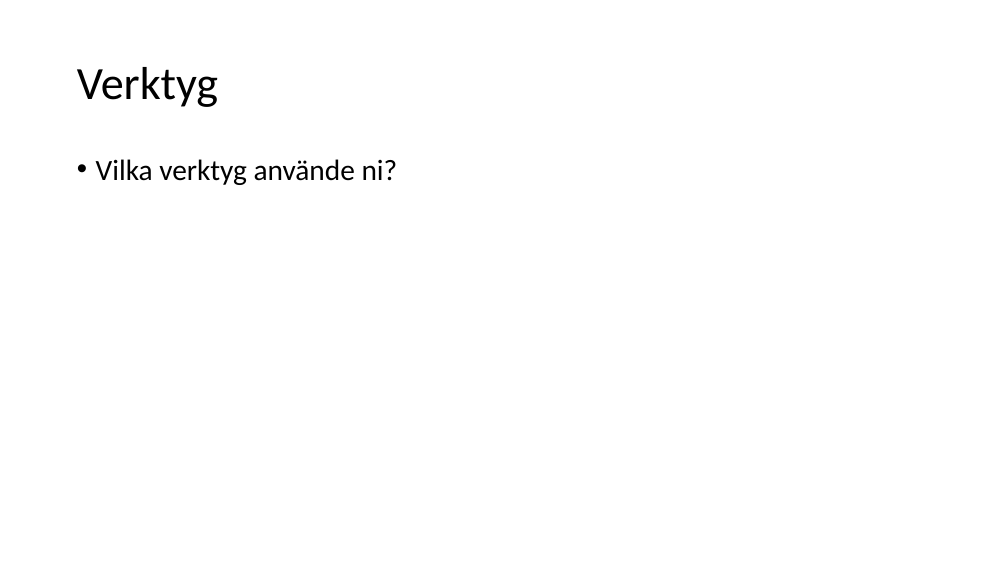
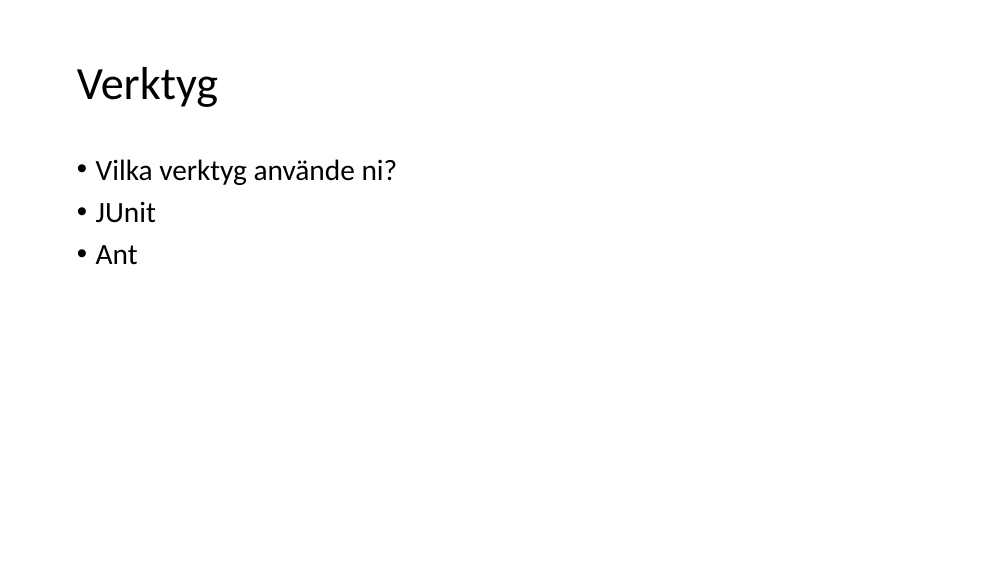
Before and after one commit to knopp10000/Inte_Roligt, a slide deck: slide 2 of slutredovisning.pptx. Drawn at 1008x567 pixels with LibreOffice and Linux fonts; fonts in the diff are those of the drawing. Boxes give left, top, right and bottom in pixels: in the first picture for what was removed or moved away, otherwise in the second. Text is boxed around its words. In the diff, an @@ line names an element or a change of style, - is before the commit and + after.

```diff
--- a/slutredovisning.pptx
+++ b/slutredovisning.pptx
@@ text at bbox=[96, 201, 156, 265]: paragraphs added @@
+• JUnit
+• Ant
```
Also in this commit, not shown: 1 other slide changed.
